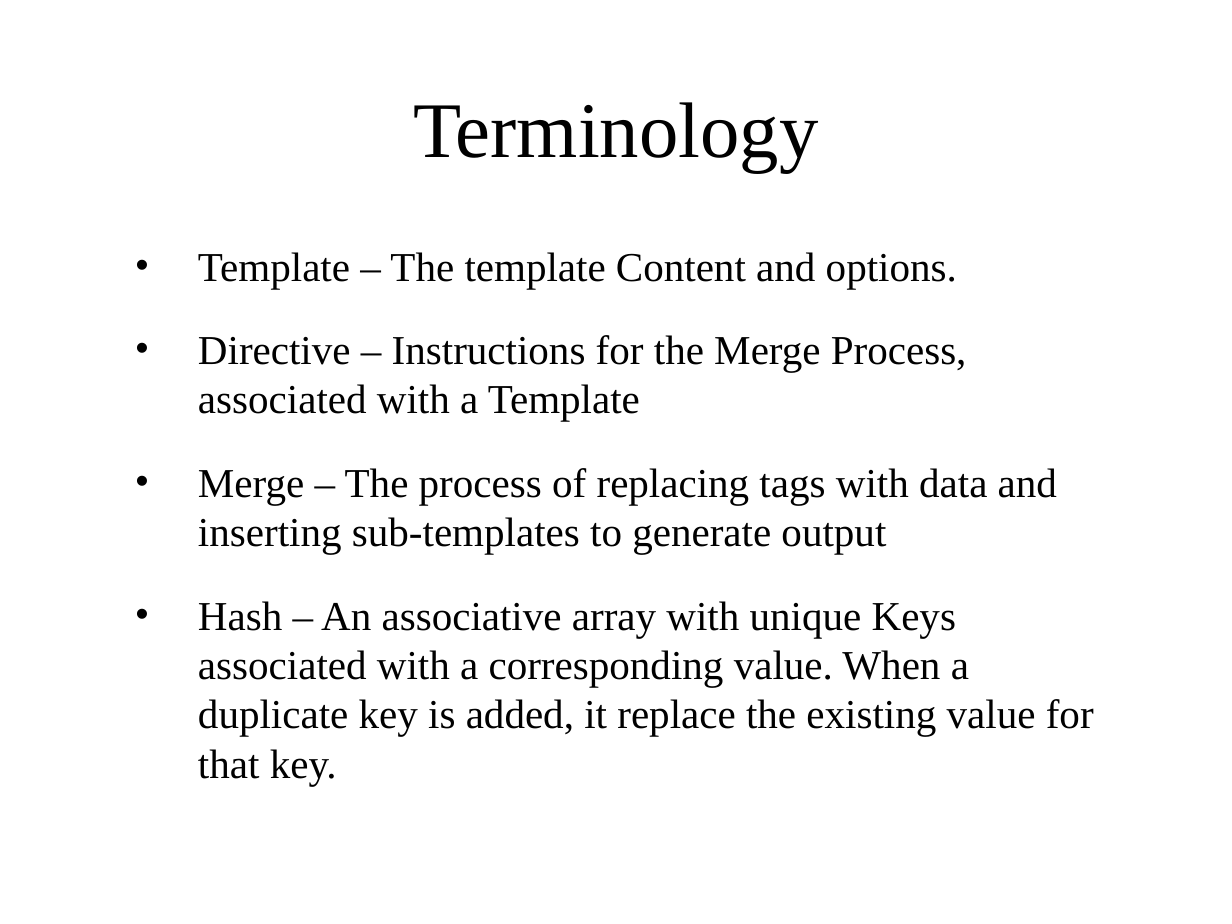
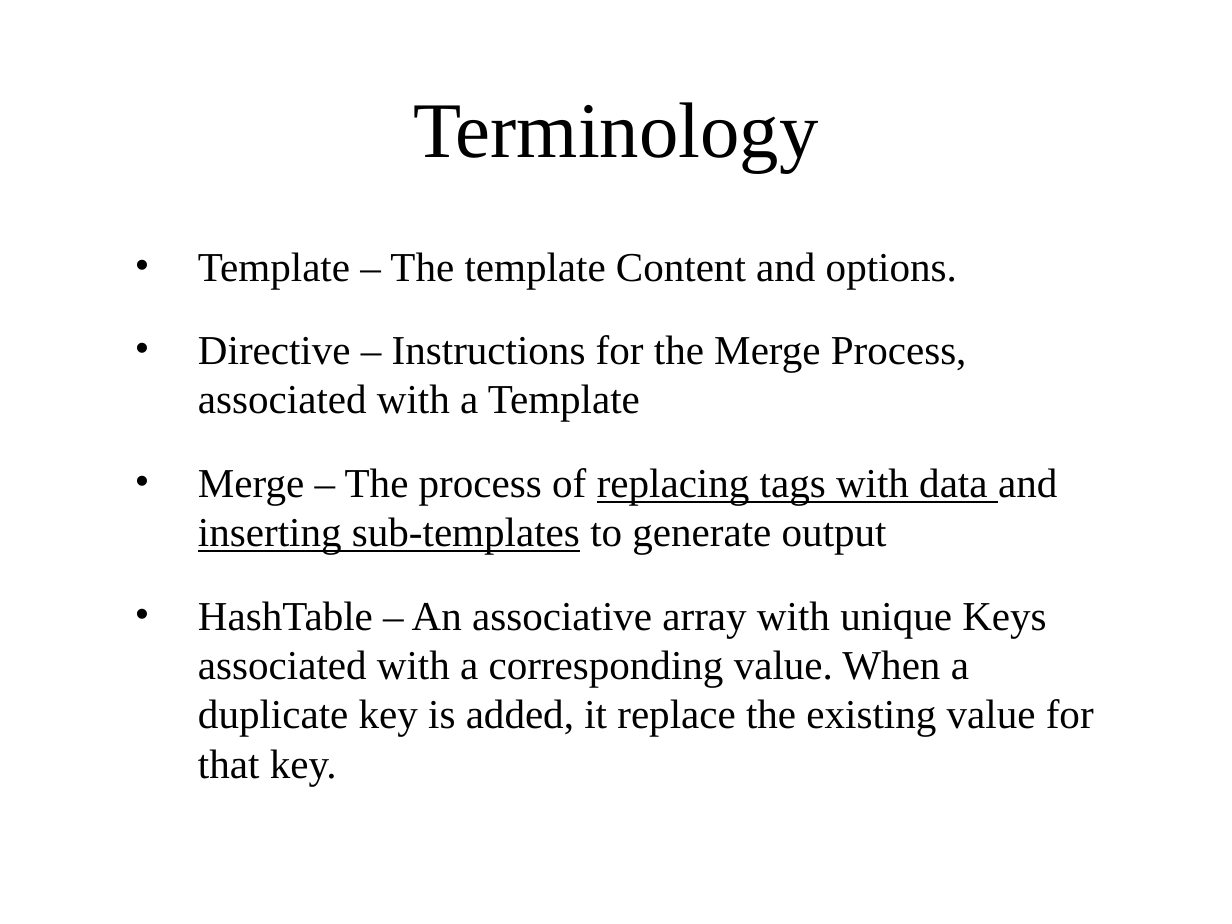
Before and after one commit to FlatBallFlyer/IBM-Data-Merge-Utility, a slide deck: slide 3 of WebContent/MergeTools.pptx. Drawn at 1232x924 pixels with LibreOffice and Linux fonts; fonts in the diff are those of the drawing; background and template pictures are left out. Boxes give left, top, right and bottom in pixels: in the first picture for what was removed or moved away, otherwise in the second. Text is boxed around its words. In the diff, an @@ line names an element or a change of style, - is before the commit and + after.

Commit message:
Version 1.5
Improved logging, replace this error handling

```diff
--- a/WebContent/MergeTools.pptx
+++ b/WebContent/MergeTools.pptx
@@ text at bbox=[198, 468, 1057, 554]: underline on in "replacing tags with data inserting sub-templates" @@
@@ text at bbox=[198, 601, 1094, 785]: text changed @@
-• Hash – An associative array with unique Keys associated with a corresponding value. When a duplicate key is added, it replace the existing value for that key.
+• HashTable – An associative array with unique Keys associated with a corresponding value. When a duplicate key is added, it replace the existing value for that key.
```
Also in this commit, not shown: 3 other slides changed, 32 other files.
